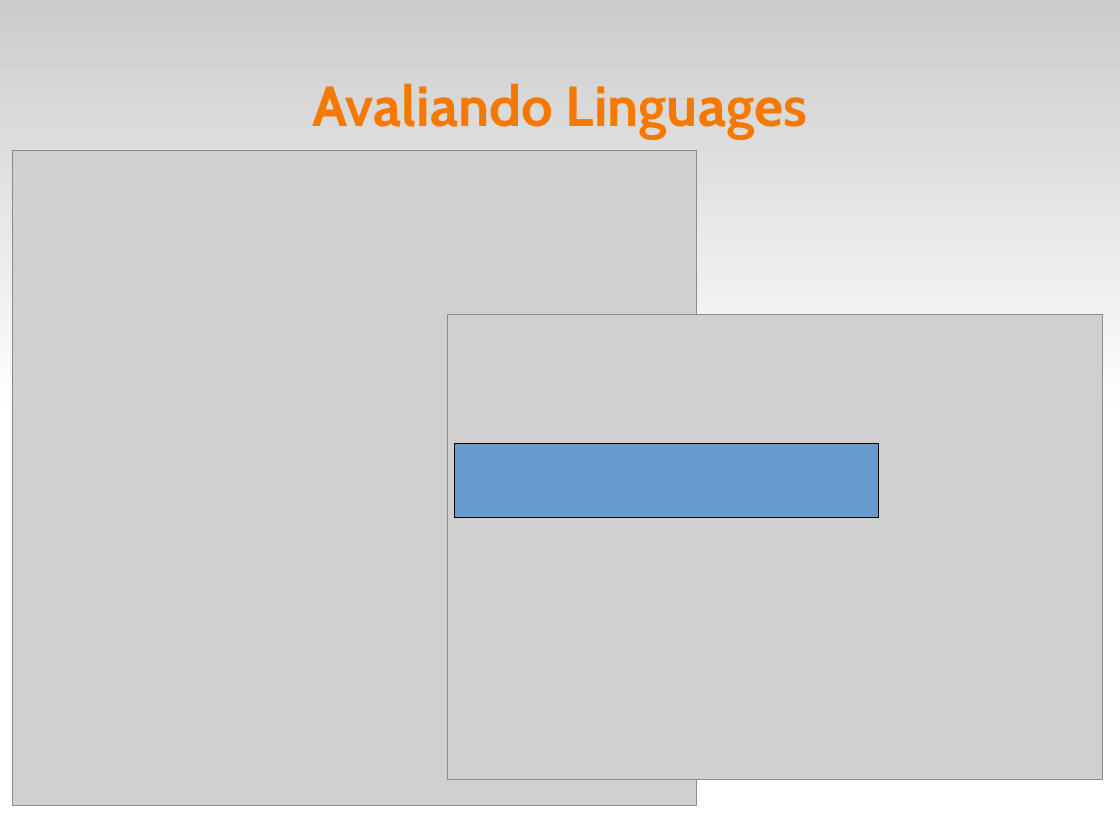
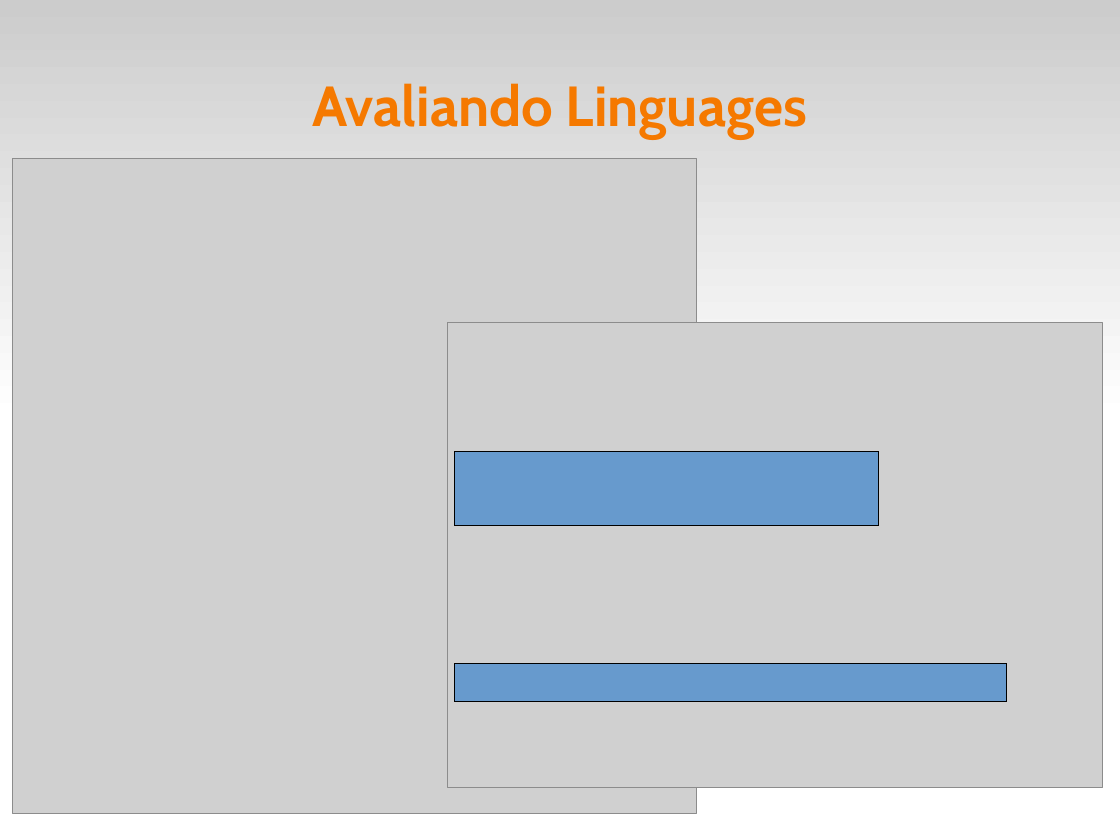
Before and after one commit to fsantanna-uerj/EDL, a slide deck: slide 12 of edl.odp (slide 11 before the commit). Drawn at 1120x840 pixels with LibreOffice and Linux fonts; fonts in the diff are those of the drawing; grey boxes stand for pictures. Boxes give left, top, right and bottom in pixels: in the first picture for what was removed or moved away, otherwise in the second. Text is boxed around its words. In the diff, an @@ line names an element or a change of style, - is before the commit and + after.

```diff
--- a/edl.odp
+++ b/edl.odp
@@ picture: place and size @@
-picture at [13, 150, 697, 806]
+picture at [13, 159, 697, 814]
@@ picture: place and size @@
-picture at [448, 315, 1103, 781]
+picture at [448, 323, 1103, 789]
@@ rectangle: place and size @@
-rectangle at [455, 444, 879, 518]
+rectangle at [455, 451, 879, 525]
@@ rectangle added at [455, 664, 1007, 702], fill #0066CC at 50% opacity, outline #000000 0 pt @@
```
Also in this commit, not shown: 5 other slides changed, 1 slide added.
